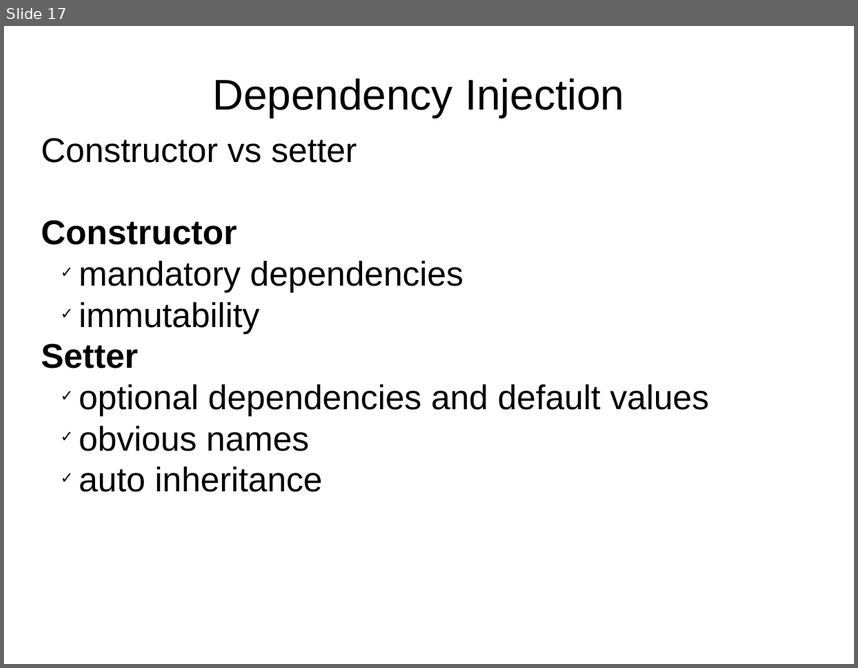
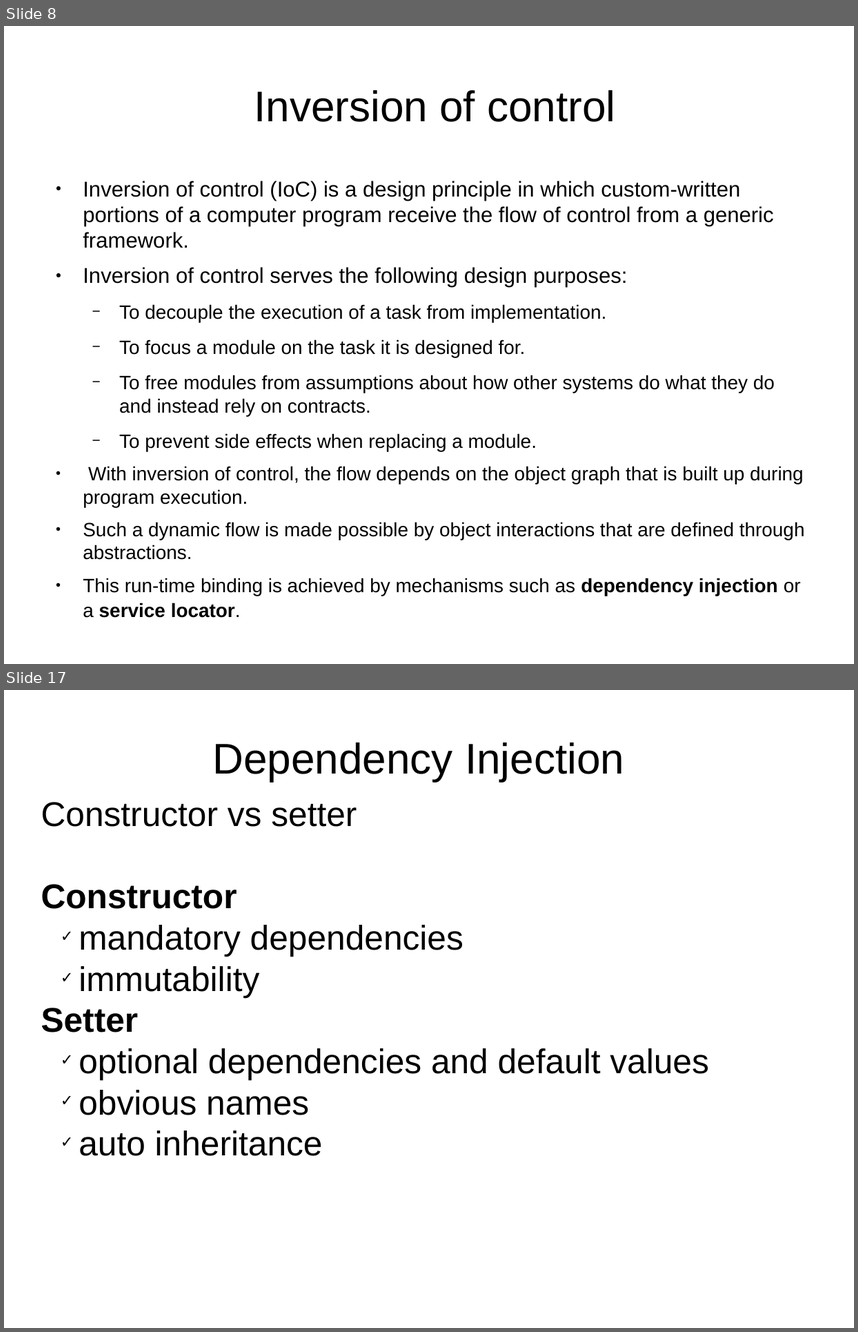
Before and after one commit to delia-popescu/spring-core, a slide deck: src/main/resources/spring_core.odp. Shown one above the other, each under a label of ours: slide 17 before the commit, slides 8 and 17 after it; the slides between them are not shown. The pictures are 858x668 and 858x1332 pixels, drawn with LibreOffice and Linux fonts; fonts in the diff are those of the drawing. Boxes give left, top, right and bottom in pixels: in the first picture for what was removed or moved away, otherwise in the second. Text is boxed around its words. In the diff, an @@ line names an element or a change of style, - is before the commit and + after.

```diff
--- a/src/main/resources/spring_core.odp
+++ b/src/main/resources/spring_core.odp
@@ slide 8 added at <box>4,26,854,664</box>, background #FFFFFF @@
@@ title added at <box>254,90,615,122</box>, 40 pt, text #000000 @@
+Inversion of control
@@ text added at <box>83,181,805,617</box>, 18 pt, text #000000 @@
+● Inversion of control (IoC) is a design principle in which custom-written portions of a computer program receive the flow of control from a generic framework.
+● Inversion of control serves the following design purposes:
+  − To decouple the execution of a task from implementation.
+  − To focus a module on the task it is designed for.
+  − To free modules from assumptions about how other systems do what they do and instead rely on contracts.
+  − To prevent side effects when replacing a module.
+● With inversion of control, the flow depends on the object graph that is built up during program execution.
+● Such a dynamic flow is made possible by object interactions that are defined through abstractions.
+● This run-time binding is achieved by mechanisms such as dependency injection or a service locator.
```
Also in this commit, not shown: 24 slides changed, 33 other slides added, 14 slides removed.
